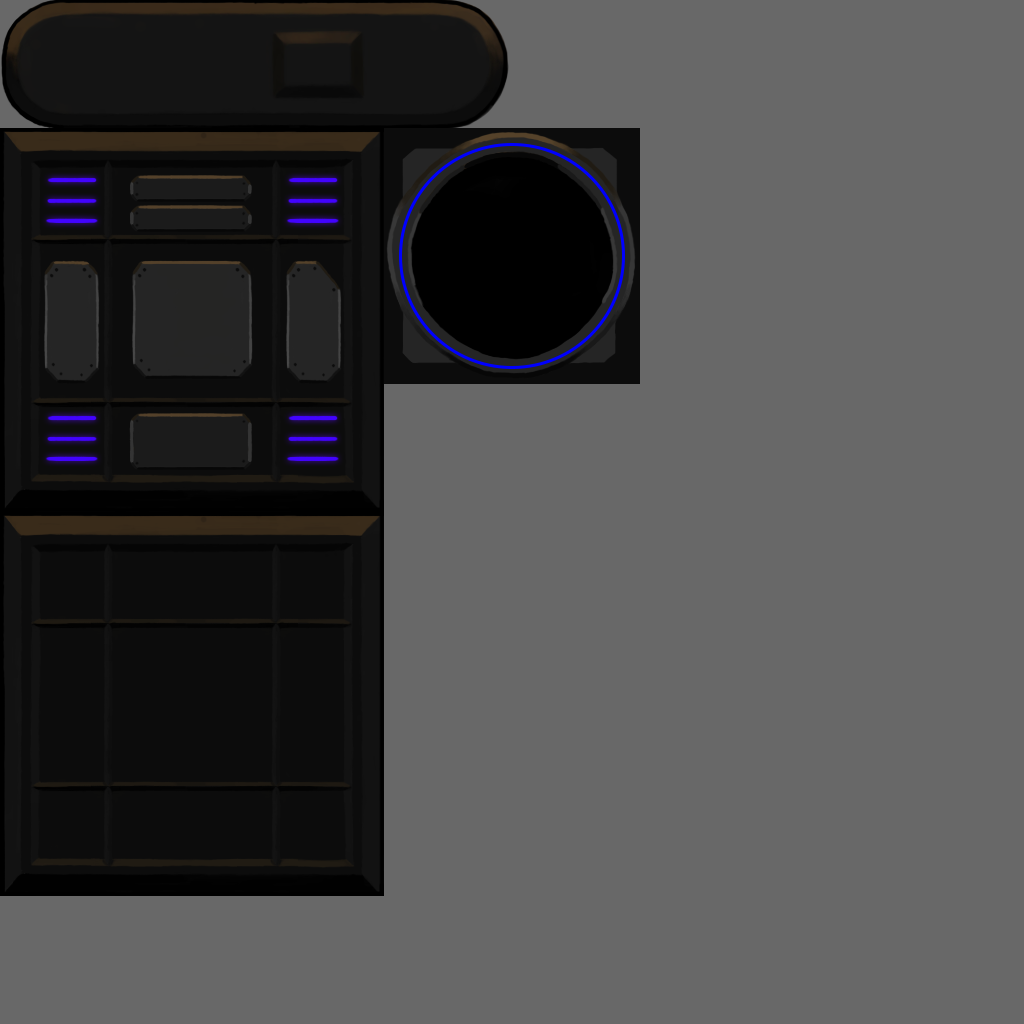
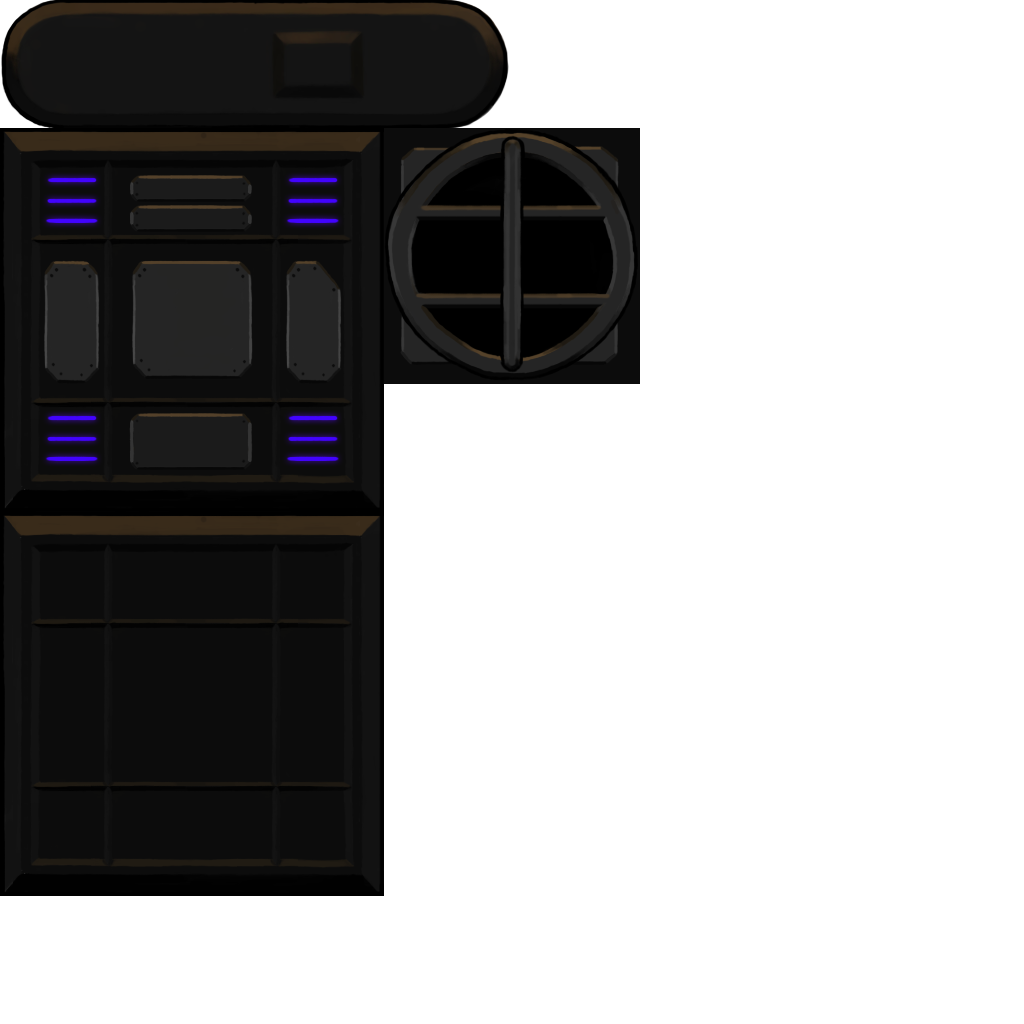
Layers edited between the first and the second 1024 × 1024 image:
hid "Ellipse 1" over [399, 143, 625, 369]
added layer "Layer 8" in group "Group 3" over [385, 105, 639, 380]
added layer "Layer 9" in group "Group 3" over [502, 136, 523, 371]
painted on "Layer 7" over [399, 145, 619, 365]
hid "Layer 2" over [0, 0, 1024, 1024]
